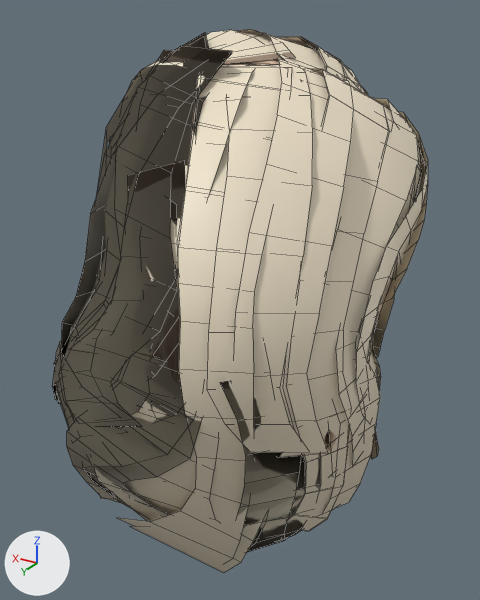
Before and after pictures for a commit that changed the OBJ model com.didimo.sdk.core/Runtime/Content/Deformables/Hair/hair_006/hair_006.obj.
Camera for both pictures: a camera (50 mm lens) standing at (-20.6, 37.3, 187.6) and looking at (0.5, 2.0, 169.9). Every picture has the same lights, and +X, +Y and +Z are marked at lower left. Mesh edges are drawn as thin lines. Where no turn or scale is listed for an object, it has been applied to the vertices. Vertices at the same position are counted once.

Objects in the first picture: 'hair_006'.
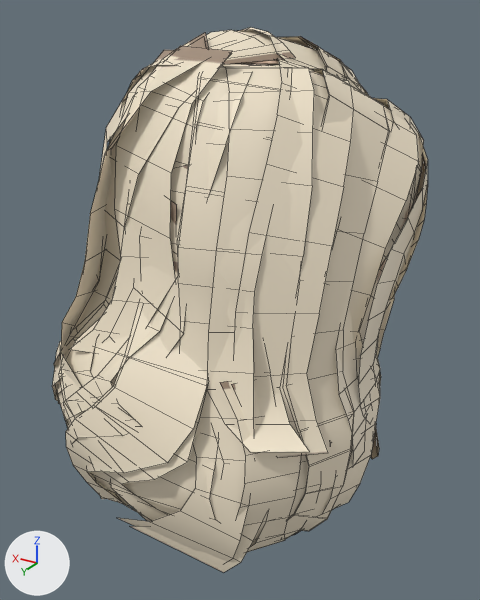
Where the change shows, as pixel boxes (x1, y1, x2, y2) in the pictures (480 x 600 px; the box of a moved part takes in the faces that stretch with it):
'hair_006', reshaped: before (52, 29, 428, 573); after (52, 27, 428, 573)
part 1 of me_hair_006, rebuilt (8% wider, 14% taller): before (83, 346, 194, 518); after (87, 316, 207, 513)
part 2 of me_hair_006, moved or reshaped: before (56, 29, 422, 521); after (55, 27, 424, 536)
part 3 of me_hair_006, recoloured: before (163, 444, 331, 514)
part 4 of me_hair_006, recoloured: (52, 30, 428, 573) in both

Diff of the bpy script that builds the scene:
```diff
--- a/com.didimo.sdk.core/Runtime/Content/Deformables/Hair/hair_006/hair_006.obj.py
+++ b/com.didimo.sdk.core/Runtime/Content/Deformables/Hair/hair_006/hair_006.obj.py
@@ mat_hair_006_outer @@
+mat_hair_006_outer = bpy.data.materials.new('hair_006_outer')
+# uses the picture img_hair_006_albedo_png
+# uses the picture img_hair_006_alpha_png
@@ me_hair_006 @@
 # used by ob_hair_006; location = (0.0, 0.0, 0.0)
-me_hair_006.from_pydata(...)  # 1568 vertices, 1046 faces; spans x -10.6..12.0, y -12.5..14.2, z 157.6..186.7
+me_hair_006.from_pydata(...)  # 1535 vertices, 1040 faces; spans x -10.6..12.0, y -12.5..14.3, z 157.6..186.8
+# me_hair_006 part 1: the loose piece of 20 vertices spanning x -2.6..7.2, y 8.6..13.8, z 158.2..171.2 is rebuilt with 20 vertices and now spans x -3.1..6.8, y 9.0..14.3, z 158.1..173.0, in mat_hair_006_outer
+# me_hair_006 part 2: 141 vertices moved from x -10.0..11.0, y -12.0..13.9, z 161.3..186.7 to x -10.4..10.9, y -12.2..14.1, z 161.3..186.8; 56 vertices removed from x -9.8..11.1, y -11.4..13.1, z 158.9..186.1; 23 vertices added at x -9.6..11.4, y -5.5..10.0, z 158.2..181.6
+# me_hair_006 part 3: 61 faces spanning x -10.0..11.7, y -11.7..13.1, z 158.1..185.7 switch from mat_hair_006_inner_001 to mat_hair_006_outer_001
+# me_hair_006 part 4: 546 faces spanning x -10.6..12.0, y -12.5..14.2, z 157.6..186.8 switch from mat_hair_006_outer_001 to mat_hair_006_outer
 me_hair_006.materials.append(mat_hair_006_opaque_inner)
```
